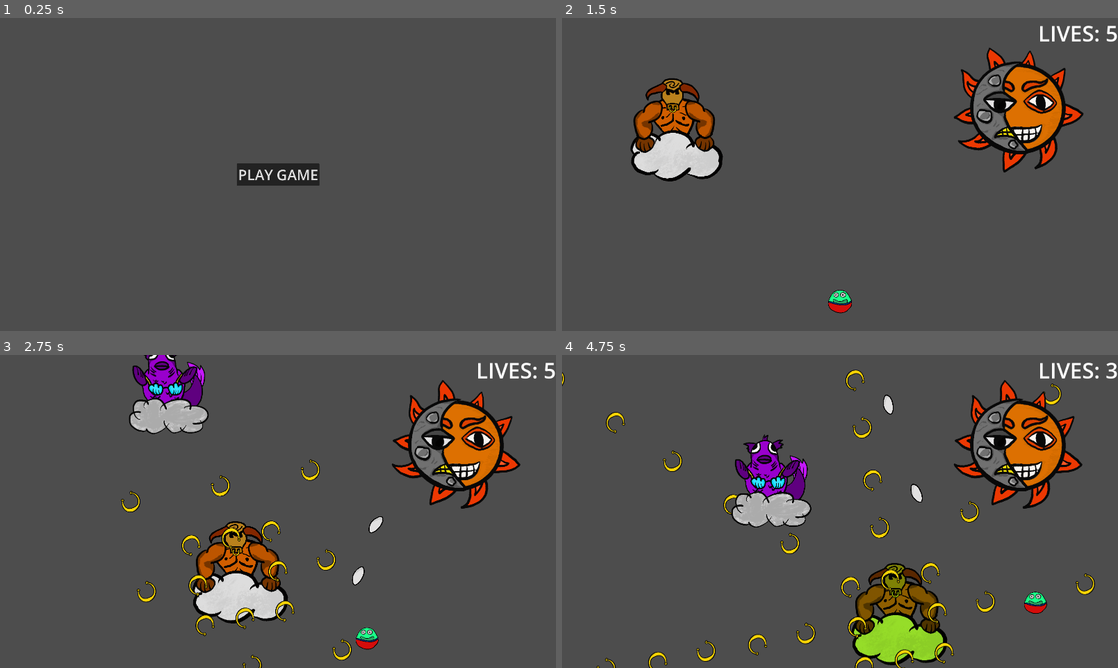
Above: before the commit, frames 1-4 (two rows, left to right).
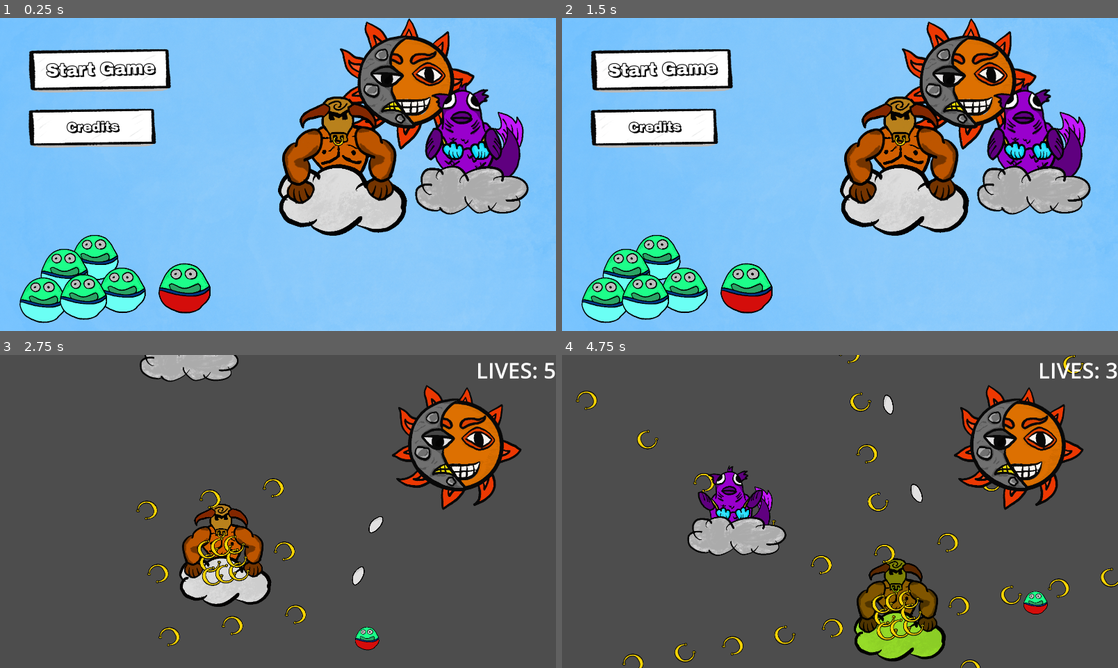
Above: after the commit, the same moments.

Repository: kaito002/bullet-hell-5
Game: Godot game, scene res://scenes/ui/main_menu.tscn
Same seed, same stepped clock (60 frames per second), same inputs: the game is played once before the commit and once after it.
Inputs (mouse positions are in pixels of both pictures, inside the frame that each line leads up to):
- Up to frame 1 (0.25 s): no input
- Up to frame 2 (1.5 s): click (662, 127) at 0.5 s, where only the run after the commit has a clickable "Credits"; click "PLAY GAME" (after the commit: "Start Game") at 1.25 s
- Up to frame 3 (2.75 s): move the mouse to (400, 495) at 2.02 s; press the mouse at (400, 495) at 2.03 s; hold D (right) from 2.03 s (still down)
- Up to frame 4 (4.75 s): move the mouse to (728, 527) at 2.77 s; release D (right) at 2.78 s; release the mouse at (728, 527) at 2.78 s; hold S (down) 2.78-3.53 s; click (728, 527) at 2.85 s; move the mouse to (895, 442) at 3.52 s; press the mouse at (895, 442) at 3.53 s; hold D (right) 3.53-4.28 s; move the mouse to (812, 574) at 4.27 s; release the mouse at (812, 574) at 4.28 s; hold W (up) from 4.28 s (still down); click (812, 574) at 4.35 s

The runs differ from the first frame. In frame 1, 99% of the frame differs, in the area x 0-100%, y 0-100%; in frame 2, 99%; in frame 3, 11%; in frame 4, 13%.

Commit message:
Improve UI for main menu

Diff:
--- a/scenes/ui/main_menu.tscn
+++ b/scenes/ui/main_menu.tscn
@@ -1,29 +1,271 @@
-[gd_scene load_steps=2 format=3 uid="uid://dyoevvxykhoi"]
-
+[gd_scene load_steps=24 format=3 uid="uid://dyoevvxykhoi"]
+
+[ext_resource type="Texture2D" uid="uid://dv14lgwwmyngb" path="res://assets/Background.png" id="1_3e2hf"]
 [ext_resource type="Script" path="res://scenes/ui/start_game_button.gd" id="1_3h2kf"]
+[ext_resource type="Texture2D" uid="uid://bshnniwijule2" path="res://assets/geminis/Geminis-1.png" id="2_fmceb"]
+[ext_resource type="Texture2D" uid="uid://dbamwpgl4ga6a" path="res://assets/ui_elements/rectangle_button.png" id="2_u6esp"]
+[ext_resource type="FontFile" uid="uid://dlrnj02kqy645" path="res://assets/fonts/Archivo_Black/ArchivoBlack-Regular.ttf" id="3_4tl4e"]
+[ext_resource type="Texture2D" uid="uid://cuobn2l7mh638" path="res://assets/geminis/Geminis-2.png" id="3_bdtqf"]
+[ext_resource type="PackedScene" uid="uid://dlgwsqn7mvfdd" path="res://scripts/ui_effects/button_scale_effect.tscn" id="3_vnn5h"]
+[ext_resource type="PackedScene" uid="uid://cf8qhvl77jwqy" path="res://scripts/ui_effects/button_sound_effect.tscn" id="4_3vn2c"]
+[ext_resource type="Texture2D" uid="uid://b3so7270emi13" path="res://assets/geminis/Geminis-3.png" id="4_bb74v"]
+[ext_resource type="Texture2D" uid="uid://cqfqw6g5fyk3s" path="res://assets/picis/tail.png" id="5_mk5gl"]
+[ext_resource type="AudioStream" uid="uid://oc4pml2k2xdh" path="res://assets/ui_elements/sounds/menu_button.mp3" id="5_wqdf8"]
+[ext_resource type="Texture2D" uid="uid://8erjbla3em8q" path="res://assets/taurus/Taurus-1.png" id="5_yf3er"]
+[ext_resource type="Texture2D" uid="uid://da8rru1nja4wl" path="res://assets/taurus/Taurus-2.png" id="6_icgo3"]
+[ext_resource type="Texture2D" uid="uid://c4xhcqc6crdal" path="res://assets/picis/body.png" id="6_pr8km"]
+[ext_resource type="Texture2D" uid="uid://dskjbmnns2ral" path="res://assets/taurus/Taurus-3.png" id="7_jmyxu"]
+[ext_resource type="Texture2D" uid="uid://2xq7kurq8s30" path="res://assets/picis/cloud.png" id="7_x10a5"]
+[ext_resource type="Texture2D" uid="uid://bnecnretp4ool" path="res://assets/taurus/Taurus-4.png" id="8_1knaf"]
+[ext_resource type="Texture2D" uid="uid://dj28ueqf5b5k1" path="res://assets/picis/head.png" id="8_cjt3j"]
+[ext_resource type="Texture2D" uid="uid://dj6uu853e71ys" path="res://assets/picis/left_arm.png" id="9_2c2q0"]
+[ext_resource type="Texture2D" uid="uid://5x7uc86gah5o" path="res://assets/taurus/Taurus-5.png" id="9_3sotw"]
+[ext_resource type="Texture2D" uid="uid://ca7vlhe2syoy6" path="res://assets/picis/right_arm.png" id="10_qfvyd"]
+[ext_resource type="Texture2D" uid="uid://jxa4wsa2d2mw" path="res://assets/slime/Ally.png" id="22_rvkb5"]
+[ext_resource type="Texture2D" uid="uid://dpqxj5srso3pa" path="res://assets/slime/Player.png" id="23_e2alc"]
 
 [node name="MainMenu" type="CanvasLayer"]
 
+[node name="Background" type="TextureRect" parent="."]
+anchors_preset = 15
+anchor_right = 1.0
+anchor_bottom = 1.0
+grow_horizontal = 2
+grow_vertical = 2
+texture = ExtResource("1_3e2hf")
+
+[node name="enemies" type="Control" parent="."]
+layout_mode = 3
+anchors_preset = 0
+offset_right = 40.0
+offset_bottom = 40.0
+
+[node name="geminis" type="Control" parent="enemies"]
+anchors_preset = 0
+offset_left = 1148.0
+offset_top = -15.0
+offset_right = 1660.0
+offset_bottom = 497.0
+pivot_offset = Vector2(256, 256)
+
+[node name="Geminis-1" type="TextureRect" parent="enemies/geminis"]
+offset_right = 512.0
+offset_bottom = 512.0
+texture = ExtResource("2_fmceb")
+
+[node name="Geminis-2" type="TextureRect" parent="enemies/geminis"]
+offset_right = 512.0
+offset_bottom = 512.0
+texture = ExtResource("3_bdtqf")
+
+[node name="Geminis-3" type="TextureRect" parent="enemies/geminis"]
+offset_right = 512.0
+offset_bottom = 512.0
+texture = ExtResource("4_bb74v")
+
+[node name="Taurus" type="Control" parent="enemies"]
+anchors_preset = 0
+offset_left = 919.0
+offset_top = 252.0
+offset_right = 1431.0
+offset_bottom = 764.0
+pivot_offset = Vector2(256, 256)
+
+[node name="Taurus-1" type="TextureRect" parent="enemies/Taurus"]
+offset_right = 512.0
+offset_bottom = 512.0
+texture = ExtResource("5_yf3er")
+
+[node name="Taurus-2" type="TextureRect" parent="enemies/Taurus"]
+offset_right = 512.0
+offset_bottom = 512.0
+texture = ExtResource("6_icgo3")
+
+[node name="Taurus-3" type="TextureRect" parent="enemies/Taurus"]
+offset_right = 512.0
+offset_bottom = 512.0
+texture = ExtResource("7_jmyxu")
+
+[node name="Taurus-4" type="TextureRect" parent="enemies/Taurus"]
+offset_right = 512.0
+offset_bottom = 512.0
+texture = ExtResource("8_1knaf")
+
+[node name="Taurus-5" type="TextureRect" parent="enemies/Taurus"]
+offset_right = 512.0
+offset_bottom = 512.0
+texture = ExtResource("9_3sotw")
+
+[node name="Piscis" type="Control" parent="enemies"]
+anchors_preset = 0
+offset_left = 1331.0
+offset_top = 188.0
+offset_right = 1843.0
+offset_bottom = 700.0
+pivot_offset = Vector2(256, 256)
+
+[node name="Tail" type="TextureRect" parent="enemies/Piscis"]
+offset_right = 512.0
+offset_bottom = 512.0
+texture = ExtResource("5_mk5gl")
+
+[node name="Body" type="TextureRect" parent="enemies/Piscis"]
+offset_right = 512.0
+offset_bottom = 512.0
+texture = ExtResource("6_pr8km")
+
+[node name="Cloud" type="TextureRect" parent="enemies/Piscis"]
+offset_right = 512.0
+offset_bottom = 512.0
+texture = ExtResource("7_x10a5")
+
+[node name="Head" type="TextureRect" parent="enemies/Piscis"]
+offset_right = 512.0
+offset_bottom = 512.0
+texture = ExtResource("8_cjt3j")
+
+[node name="LeftArm" type="TextureRect" parent="enemies/Piscis"]
+offset_right = 512.0
+offset_bottom = 512.0
+texture = ExtResource("9_2c2q0")
+
+[node name="RightArm" type="TextureRect" parent="enemies/Piscis"]
+offset_right = 512.0
+offset_bottom = 512.0
+texture = ExtResource("10_qfvyd")
+
 [node name="VBoxContainer" type="VBoxContainer" parent="."]
-anchors_preset = 8
-anchor_left = 0.5
-anchor_top = 0.5
-anchor_right = 0.5
-anchor_bottom = 0.5
-offset_left = -20.0
-offset_top = -20.0
-offset_right = 20.0
-offset_bottom = 20.0
-grow_horizontal = 2
-grow_vertical = 2
-
-[node name="PanelContainer" type="PanelContainer" parent="VBoxContainer"]
+anchors_preset = -1
+anchor_left = 0.00833333
+anchor_top = 0.522222
+anchor_right = 0.275
+anchor_bottom = 0.760185
+offset_left = 74.0
+offset_top = -460.0
+offset_right = 74.0
+offset_bottom = -371.0
+grow_horizontal = 2
+grow_vertical = 2
+theme_override_constants/separation = 50
+alignment = 1
+metadata/_edit_use_anchors_ = true
+
+[node name="start_game_button" type="TextureButton" parent="VBoxContainer"]
 layout_mode = 2
-
-[node name="start_game_button" type="Button" parent="VBoxContainer/PanelContainer"]
+texture_normal = ExtResource("2_u6esp")
+stretch_mode = 3
+script = ExtResource("1_3h2kf")
+
+[node name="ButtonScaleEffect" parent="VBoxContainer/start_game_button" instance=ExtResource("3_vnn5h")]
+
+[node name="ButtonSoundEffect" parent="VBoxContainer/start_game_button" instance=ExtResource("4_3vn2c")]
+sfx_audio = ExtResource("5_wqdf8")
+
+[node name="Label" type="Label" parent="VBoxContainer/start_game_button"]
+layout_mode = 1
+anchors_preset = -1
+anchor_left = 0.0976562
+anchor_top = 0.217899
+anchor_right = 0.902344
+anchor_bottom = 0.782101
+grow_horizontal = 2
+grow_vertical = 2
+rotation = -0.0285199
+theme_override_colors/font_color = Color(1, 1, 1, 1)
+theme_override_colors/font_shadow_color = Color(0, 0, 0, 1)
+theme_override_colors/font_outline_color = Color(0, 0, 0, 1)
+theme_override_constants/shadow_offset_x = 5
+theme_override_constants/shadow_offset_y = 5
+theme_override_constants/outline_size = 10
+theme_override_fonts/font = ExtResource("3_4tl4e")
+theme_override_font_sizes/font_size = 60
+text = "Start Game"
+horizontal_alignment = 1
+vertical_alignment = 1
+metadata/_edit_use_anchors_ = true
+
+[node name="credits_button" type="TextureButton" parent="VBoxContainer"]
+custom_minimum_size = Vector2(2.08165e-12, 140)
 layout_mode = 2
-theme_override_font_sizes/font_size = 50
-text = "PLAY GAME"
-script = ExtResource("1_3h2kf")
-
-[connection signal="pressed" from="VBoxContainer/PanelContainer/start_game_button" to="VBoxContainer/PanelContainer/start_game_button" method="_on_pressed"]
+texture_normal = ExtResource("2_u6esp")
+ignore_texture_size = true
+stretch_mode = 4
+
+[node name="ButtonScaleEffect" parent="VBoxContainer/credits_button" instance=ExtResource("3_vnn5h")]
+
+[node name="ButtonSoundEffect" parent="VBoxContainer/credits_button" instance=ExtResource("4_3vn2c")]
+sfx_audio = ExtResource("5_wqdf8")
+
+[node name="Label" type="Label" parent="VBoxContainer/credits_button"]
+layout_mode = 1
+anchors_preset = 15
+anchor_right = 1.0
+anchor_bottom = 1.0
+offset_left = 32.0
+offset_top = 24.0
+offset_right = -85.0
+offset_bottom = -23.0
+grow_horizontal = 2
+grow_vertical = 2
+rotation = -0.0225723
+theme_override_colors/font_color = Color(1, 1, 1, 1)
+theme_override_colors/font_shadow_color = Color(0, 0, 0, 1)
+theme_override_colors/font_outline_color = Color(0, 0, 0, 1)
+theme_override_constants/shadow_offset_x = 5
+theme_override_constants/shadow_offset_y = 5
+theme_override_constants/outline_size = 10
+theme_override_fonts/font = ExtResource("3_4tl4e")
+theme_override_font_sizes/font_size = 45
+text = "Credits"
+horizontal_alignment = 1
+vertical_alignment = 1
+
+[node name="Ally" type="TextureRect" parent="."]
+offset_left = 226.0
+offset_top = 727.0
+offset_right = 420.0
+offset_bottom = 921.0
+texture = ExtResource("22_rvkb5")
+expand_mode = 1
+
+[node name="Ally2" type="TextureRect" parent="."]
+offset_left = 121.0
+offset_top = 775.0
+offset_right = 315.0
+offset_bottom = 969.0
+texture = ExtResource("22_rvkb5")
+expand_mode = 1
+
+[node name="Ally4" type="TextureRect" parent="."]
+offset_left = 320.0
+offset_top = 840.0
+offset_right = 514.0
+offset_bottom = 1034.0
+texture = ExtResource("22_rvkb5")
+expand_mode = 1
+
+[node name="Ally5" type="TextureRect" parent="."]
+offset_left = 48.0
+offset_top = 874.0
+offset_right = 242.0
+offset_bottom = 1068.0
+texture = ExtResource("22_rvkb5")
+expand_mode = 1
+
+[node name="Ally3" type="TextureRect" parent="."]
+offset_left = 187.0
+offset_top = 863.0
+offset_right = 381.0
+offset_bottom = 1057.0
+texture = ExtResource("22_rvkb5")
+expand_mode = 1
+
+[node name="Player" type="TextureRect" parent="."]
+offset_left = 526.0
+offset_top = 823.0
+offset_right = 740.0
+offset_bottom = 1037.0
+texture = ExtResource("23_e2alc")
+expand_mode = 1
+
+[connection signal="pressed" from="VBoxContainer/start_game_button" to="VBoxContainer/start_game_button" method="_on_pressed"]
--- a/scenes/ui/start_game_button.gd
+++ b/scenes/ui/start_game_button.gd
@@ -1,5 +1,5 @@
-extends Button
+extends TextureButton
 
 
 func _on_pressed():
-	get_tree().change_scene_to_file("res://scenes/levels/main.tscn")
+	get_tree().create_timer(0.25).timeout.connect(func(): get_tree().change_scene_to_file("res://scenes/levels/main.tscn"))
--- /dev/null
+++ b/scripts/ui_effects/button_scale_effect.gd
@@ -0,0 +1,22 @@
+class_name ButtonScaleEffect
+extends Node
+
+var button: BaseButton
+
+func _ready():
+    button = get_parent()
+    button.pivot_offset = button.size / 2
+    button.button_down.connect(_on_button_down)
+    button.button_up.connect(_on_button_up)
+
+
+func _on_button_down():
+    button.scale = Vector2(0.9, 0.9)
+
+func _on_button_up():
+    button.scale = Vector2(1, 1)
+
+
+func _exit_tree():
+    button.button_down.disconnect(_on_button_down)
+    button.button_up.disconnect(_on_button_up)
--- /dev/null
+++ b/scripts/ui_effects/button_scale_effect.tscn
@@ -0,0 +1,6 @@
+[gd_scene load_steps=2 format=3 uid="uid://dlgwsqn7mvfdd"]
+
+[ext_resource type="Script" path="res://scripts/ui_effects/button_scale_effect.gd" id="1_5rs52"]
+
+[node name="ButtonScaleEffect" type="Node"]
+script = ExtResource("1_5rs52")
--- /dev/null
+++ b/scripts/ui_effects/button_sound_effect.gd
@@ -0,0 +1,20 @@
+class_name ButtonSoundEffect
+extends Node
+
+@onready var audio_player: AudioStreamPlayer = $AudioStreamPlayer
+@export var sfx_audio: AudioStream
+
+var button: BaseButton
+
+func _ready():
+    button = get_parent()
+    audio_player.stream = sfx_audio
+    button.pressed.connect(_on_button_pressed)
+
+
+func _on_button_pressed():
+    audio_player.play()
+
+
+func _exit_tree():
+    button.pressed.disconnect(_on_button_pressed)
--- /dev/null
+++ b/scripts/ui_effects/button_sound_effect.tscn
@@ -0,0 +1,8 @@
+[gd_scene load_steps=2 format=3 uid="uid://cf8qhvl77jwqy"]
+
+[ext_resource type="Script" path="res://scripts/ui_effects/button_sound_effect.gd" id="1_jtfh5"]
+
+[node name="ButtonSoundEffect" type="Node"]
+script = ExtResource("1_jtfh5")
+
+[node name="AudioStreamPlayer" type="AudioStreamPlayer" parent="."]
Binary file added: assets/ui_elements/rectangle_button.png
Not shown, added: assets/ui_elements/rectangle_button.png.import
Not shown, added: assets/ui_elements/sounds/menu_button.mp3.import
Not shown, added: assets/ui_elements/sounds/menu_button.mp3
